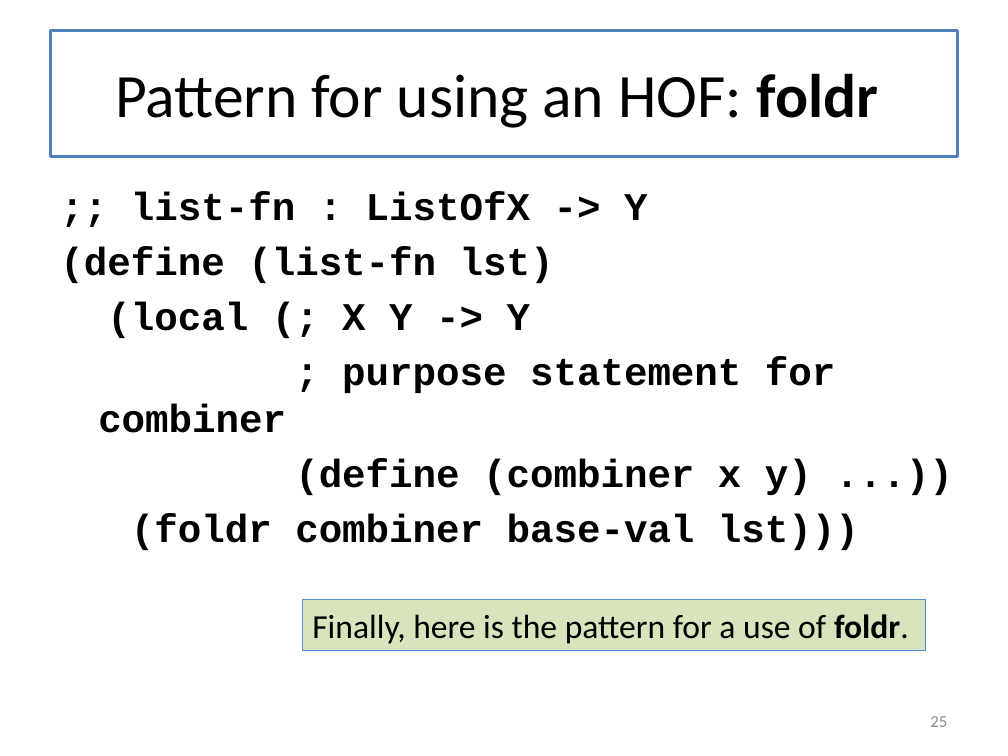
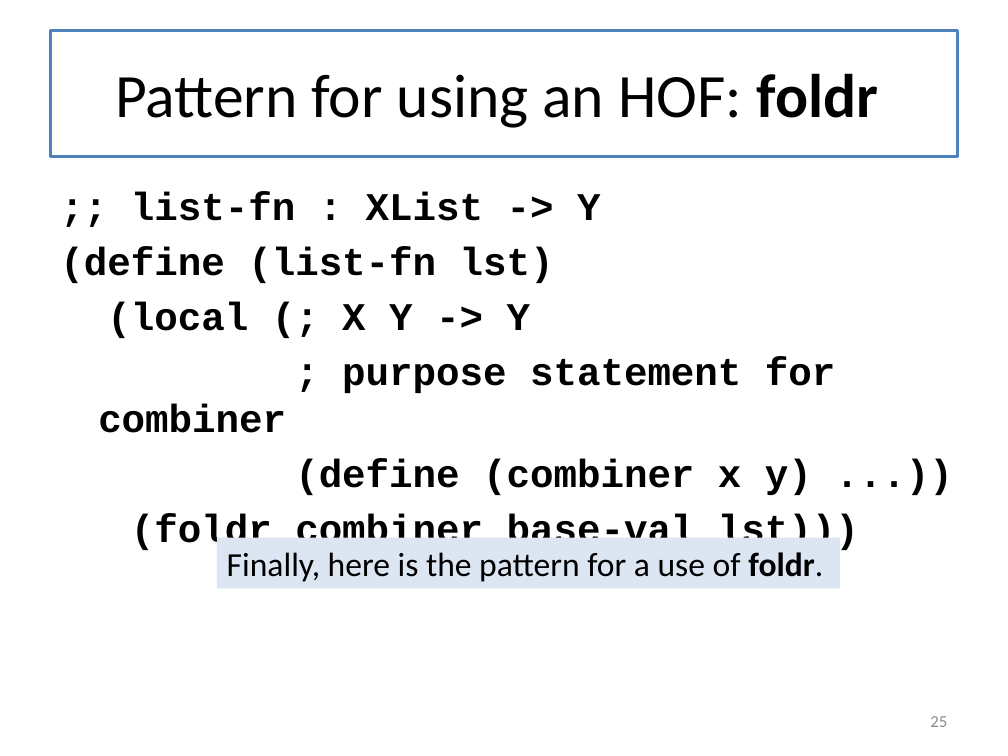
Before and after one commit to mwand/cs5010f17, a slide deck: slide 25 of Slides/Lesson 6.5 Rewriting Your Function Using Map and Foldr.pptx. Drawn at 1008x756 pixels with LibreOffice and Linux fonts; fonts in the diff are those of the drawing. Boxes give left, top, right and bottom in pixels: in the first picture for what was removed or moved away, otherwise in the second. Text is boxed around its words. In the diff, an @@ line names an element or a change of style, - is before the commit and + after.

```diff
--- a/Slides/Lesson 6.5 Rewriting Your Function Using Map and Foldr.pptx
+++ b/Slides/Lesson 6.5 Rewriting Your Function Using Map and Foldr.pptx
@@ text at box(131, 192, 601, 221): text changed @@
-;; list-fn : ListOfX -> Y
+;; list-fn : XList -> Y
@@ rectangle "Finally, here is the pattern ...": place and size @@
-rectangle "Finally, here is the pattern ..." at box(302, 600, 925, 650)
+rectangle "Finally, here is the pattern ..." at box(217, 537, 840, 588)
@@ rectangle "Finally, here is the pattern ..." at box(217, 537, 840, 588): fill #D7E4BD to #DCE6F2; outline #558ED5 1 pt to none @@
```
Also in this commit, not shown: 20 other slides changed, 8 other files.
